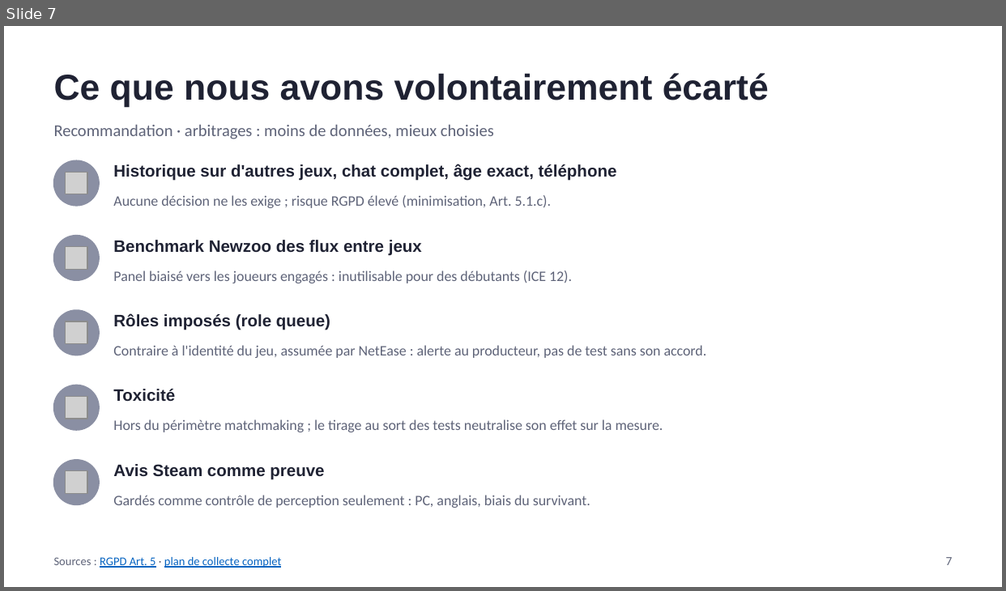
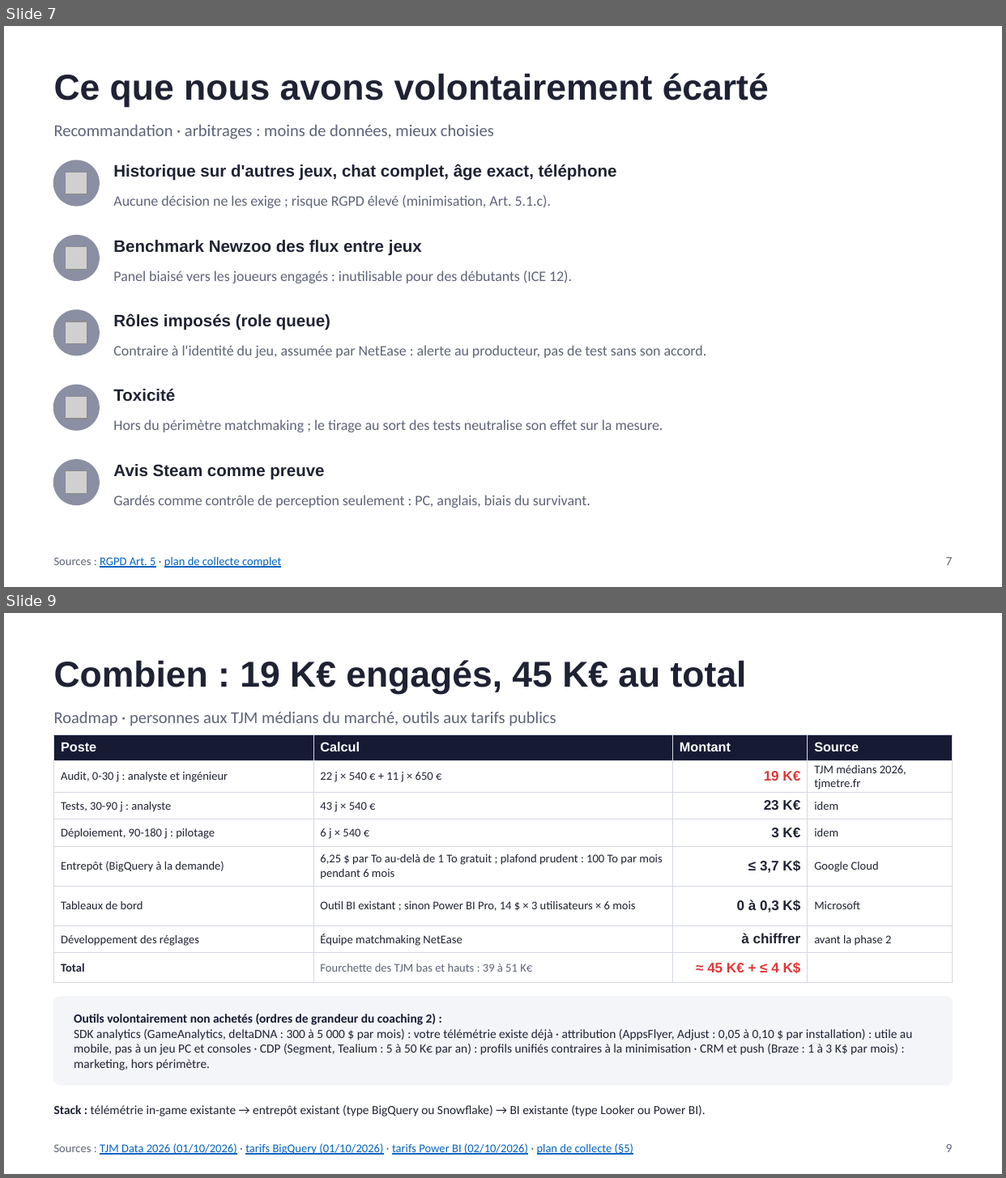
Before and after one commit to noeantoniov1-crypto/SOCIO, a slide deck: docs/presentation/pitch_marvel_rivals_netease.pptx. Shown one above the other, each under a label of ours: slide 7 before the commit, slides 7 and 9 after it; the slides between them are not shown. The pictures are 1006x591 and 1006x1178 pixels, drawn with LibreOffice and Linux fonts; fonts in the diff are those of the drawing; grey boxes stand for pictures. Boxes give left, top, right and bottom in pixels: in the first picture for what was removed or moved away, otherwise in the second. Text is boxed around its words. In the diff, an @@ line names an element or a change of style, - is before the commit and + after.

```diff
--- a/docs/presentation/pitch_marvel_rivals_netease.pptx
+++ b/docs/presentation/pitch_marvel_rivals_netease.pptx
@@ slide 9 added at [4,613,1002,1174], background #FFFFFF @@
@@ text added at [54,660,747,694], 26 pt, text #1F2233, bold @@
+Combien : 19 K€ engagés, 45 K€ au total
@@ text added at [54,711,556,726], 12 pt, text #5E6378 @@
+Roadmap · personnes aux TJM médians du marché, outils aux tarifs publics
@@ table added at [54,735,952,977], 8 rows, 4 columns @@
+Poste | Calcul | Montant | Source
+Audit, 0-30 j : analyste et ingénieur | 22 j × 540 € + 11 j × 650 € | 19 K€ | TJM médians 2026, tjmetre.fr
+Tests, 30-90 j : analyste | 43 j × 540 € | 23 K€ | idem
+Déploiement, 90-180 j : pilotage | 6 j × 540 € | 3 K€ | idem
+Entrepôt (BigQuery à la demande) | 6,25 $ par To au-delà de 1 To gratuit ; plafond prudent : 100 To par mois pendant 6 mois | ≤ 3,7 K$ | Google Cloud
+Tableaux de bord | Outil BI existant ; sinon Power BI Pro, 14 $ × 3 utilisateurs × 6 mois | 0 à 0,3 K$ | Microsoft
+Développement des réglages | Équipe matchmaking NetEase | à chiffrer | avant la phase 2
+Total | Fourchette des TJM bas et hauts : 39 à 51 K€ | ≈ 45 K€ + ≤ 4 K$ | 
@@ rounded rectangle added at [54,997,952,1085], fill #F4F5F9, outline #F4F5F9 1 pt @@
@@ text added at [74,1013,913,1071], 9 pt, text #1F2233 @@
+Outils volontairement non achetés (ordres de grandeur du coaching 2) :
+SDK analytics (GameAnalytics, deltaDNA : 300 à 5 000 $ par mois) : votre télémétrie existe déjà · attribution (AppsFlyer, Adjust : 0,05 à 0,10 $ par installation) : utile au mobile, pas à un jeu PC et consoles · CDP (Segment, Tealium : 5 à 50 K€ par an) : profils unifiés contraires à la minimisation · CRM et push (Braze : 1 à 3 K$ par mois) : marketing, hors périmètre.
@@ text added at [54,1105,705,1117], 9 pt, text #1F2233 @@
+Stack : télémétrie in-game existante → entrepôt existant (type BigQuery ou Snowflake) → BI existante (type Looker ou Power BI).
@@ text added at [54,1144,633,1155], 8.5 pt, text #0563C1, underline @@
+Sources : TJM Data 2026 (01/10/2026) · tarifs BigQuery (01/10/2026) · tarifs Power BI (02/10/2026) · plan de collecte (§5)
@@ text added at [946,1144,953,1152], 9 pt, text #5E6378 @@
+9
```
Also in this commit, not shown: 3 slides changed, 1 other slide added, 1 slide removed, 1 other file.
